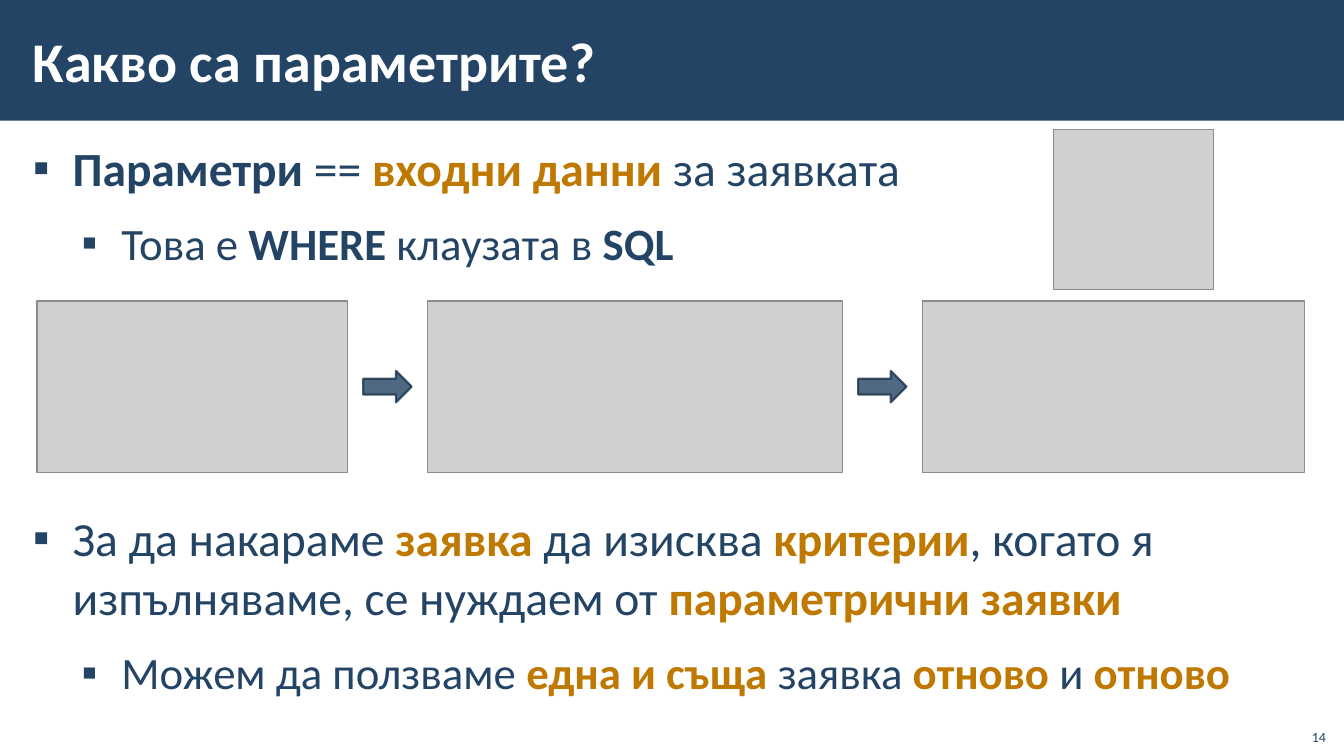
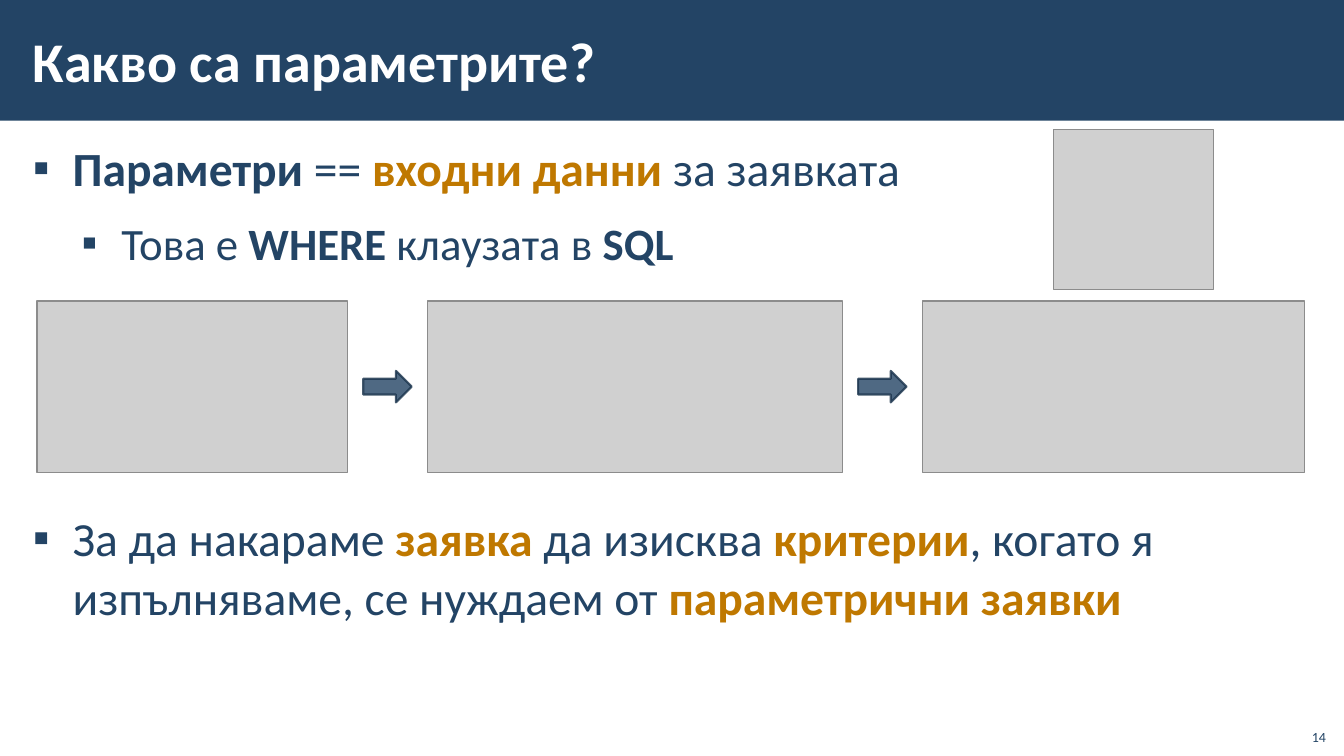
Before and after one commit to BG-IT-Edu/School-Programming, a slide deck: slide 14 of Courses/Software-Sciences/Module-3-Databases-New/13-MS-Access/13-MS-Access-Queries-Forms-Reports.pptx. Drawn at 1344x756 pixels with LibreOffice and Linux fonts; fonts in the diff are those of the drawing; grey boxes stand for pictures; background and template pictures are left out. Boxes give left, top, right and bottom in pixels: in the first picture for what was removed or moved away, otherwise in the second. Text is boxed around its words. In the diff, an @@ line names an element or a change of style, - is before the commit and + after.

```diff
--- a/Courses/Software-Sciences/Module-3-Databases-New/13-MS-Access/13-MS-Access-Queries-Forms-Reports.pptx
+++ b/Courses/Software-Sciences/Module-3-Databases-New/13-MS-Access/13-MS-Access-Queries-Forms-Reports.pptx
@@ text at <box>121,660,1230,697</box>: paragraph removed @@
-  ▪ Можем да ползваме една и съща заявка отново и отново
```
Also in this commit, not shown: 4 other slides changed.
